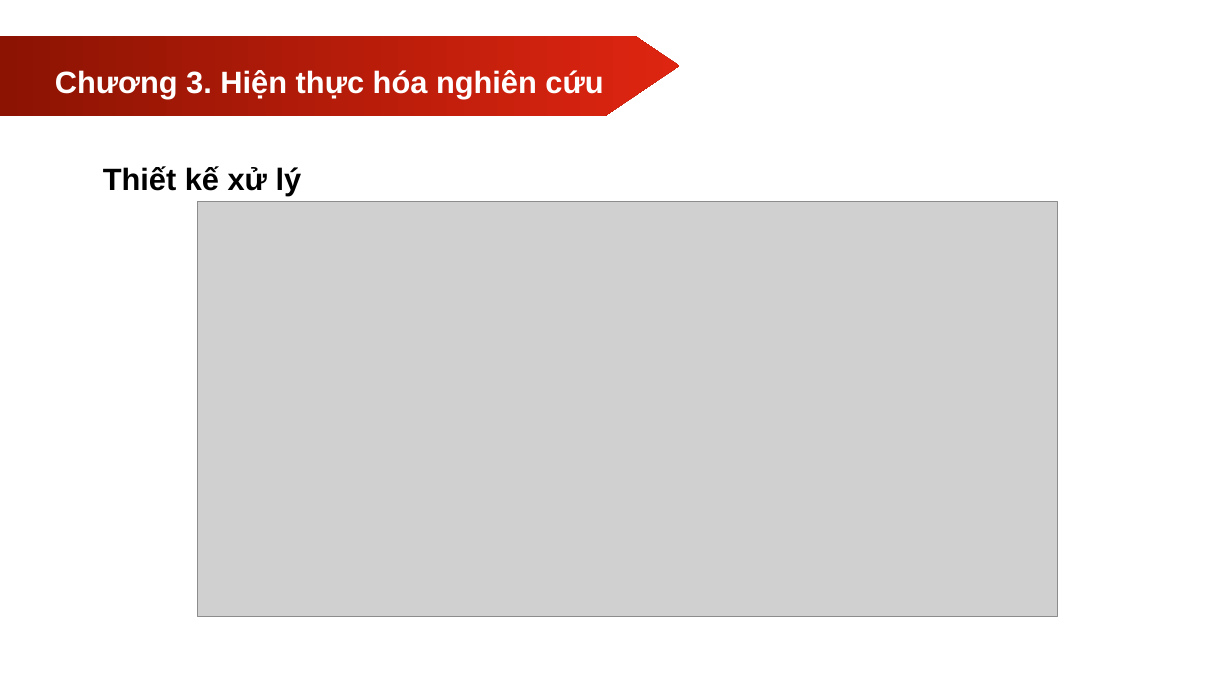
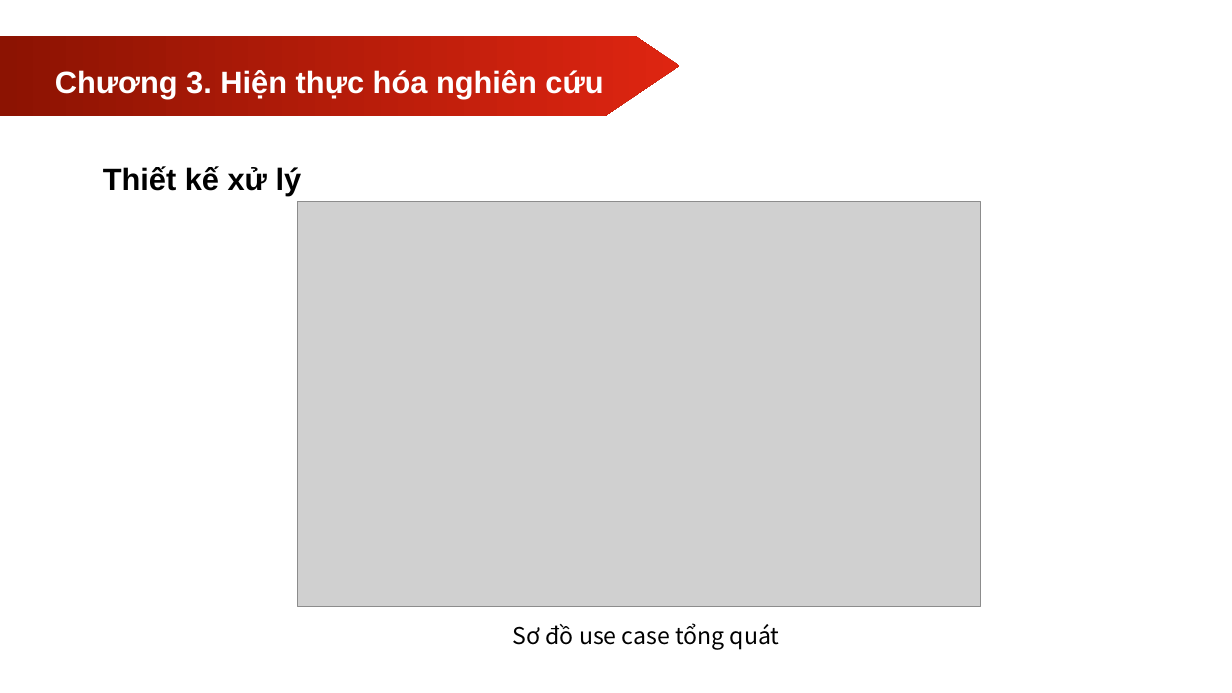
Before and after one commit to trhoansang-jpg/csn-da23ttd-tranhoangsang-tkwebbandienthoai, a slide deck: slide 9 of thesis/abs/csn-sildebaocao-webbandt.pptx (slide 10 before the commit). Drawn at 1232x693 pixels with LibreOffice and Linux fonts; fonts in the diff are those of the drawing; grey boxes stand for pictures. Boxes give left, top, right and bottom in pixels: in the first picture for what was removed or moved away, otherwise in the second. Text is boxed around its words. In the diff, an @@ line names an element or a change of style, - is before the commit and + after.

```diff
--- a/thesis/abs/csn-sildebaocao-webbandt.pptx
+++ b/thesis/abs/csn-sildebaocao-webbandt.pptx
@@ picture: place and size @@
-picture at (198, 201, 1057, 617)
+picture at (298, 201, 981, 606)
@@ text added at (513, 623, 780, 650), 18 pt, text #000000 @@
+Sơ đồ use case tổng quát
```
Also in this commit, not shown: 2 other slides changed, 1 slide removed.
